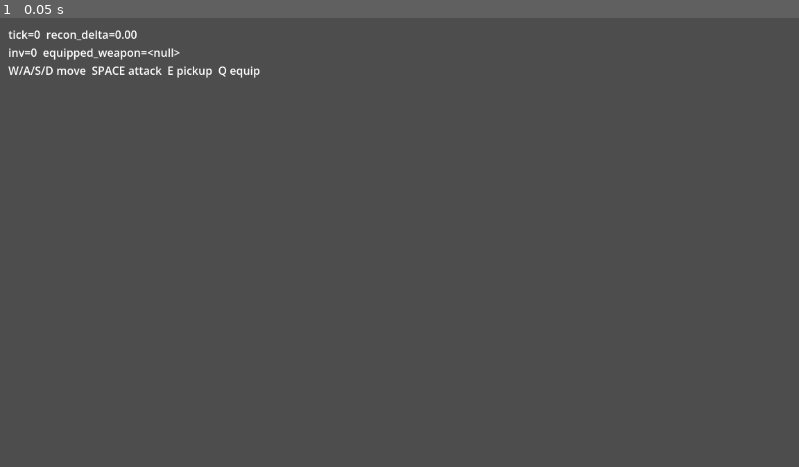
Above: before the commit, frame 1.
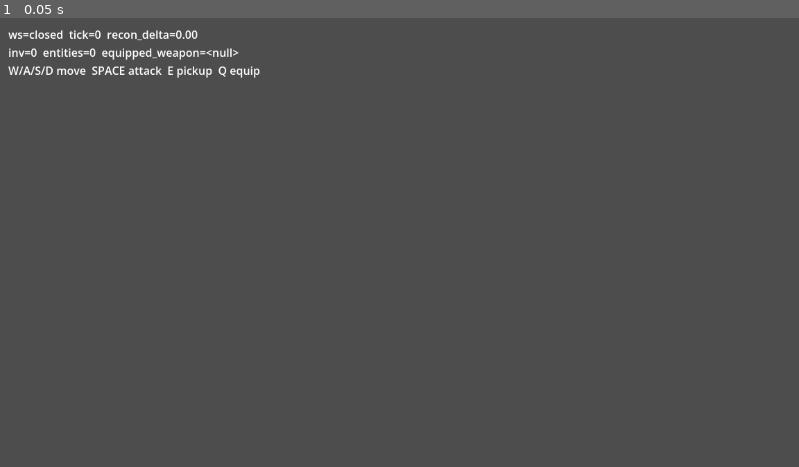
Above: after the commit, the same moment.

Repository: mmandrille/arpg-dev
Game: Godot game, scene res://scenes/main.tscn
The game is run twice, just before and just after one commit, with the same random seed, the same clock (stepped at 60 frames per second) and the same inputs.
Inputs:
- Up to frame 1 (0.05 s): no input

The runs differ from the first frame. In frame 1, 0.5% of the frame differs, in the area x 1-30%, y 2-10%.

Commit message:
fix: bad cam position

Diff:
--- a/client/scripts/main.gd
+++ b/client/scripts/main.gd
@@ -187,8 +187,9 @@
 	cam.projection = Camera3D.PROJECTION_ORTHOGONAL
 	cam.size = 20.0
 	cam.position = Vector3(20, 20, 20)
+	add_child(cam)
+	# look_at requires the node to be inside the scene tree (Godot 4).
 	cam.look_at(Vector3(11, 0, 5), Vector3.UP)
-	add_child(cam)
 
 	var light := DirectionalLight3D.new()
 	light.rotation_degrees = Vector3(-50, -40, 0)
@@ -224,8 +225,15 @@
 
 func _update_debug() -> void:
 	var eq = equipped.get("weapon", null)
-	_debug_label.text = "tick=%d  recon_delta=%.2f\ninv=%d  equipped_weapon=%s\nW/A/S/D move  SPACE attack  E pickup  Q equip" % [
-		last_server_tick, reconciliation_delta, inventory.size(), str(eq)]
+	var ws_state := "?"
+	if client != null:
+		match client.ready_state():
+			WebSocketPeer.STATE_CONNECTING: ws_state = "connecting"
+			WebSocketPeer.STATE_OPEN: ws_state = "open"
+			WebSocketPeer.STATE_CLOSING: ws_state = "closing"
+			WebSocketPeer.STATE_CLOSED: ws_state = "closed"
+	_debug_label.text = "ws=%s  tick=%d  recon_delta=%.2f\ninv=%d  entities=%d  equipped_weapon=%s\nW/A/S/D move  SPACE attack  E pickup  Q equip" % [
+		ws_state, last_server_tick, reconciliation_delta, inventory.size(), entities.size(), str(eq)]
 
 
 func _debug(msg: String) -> void:
